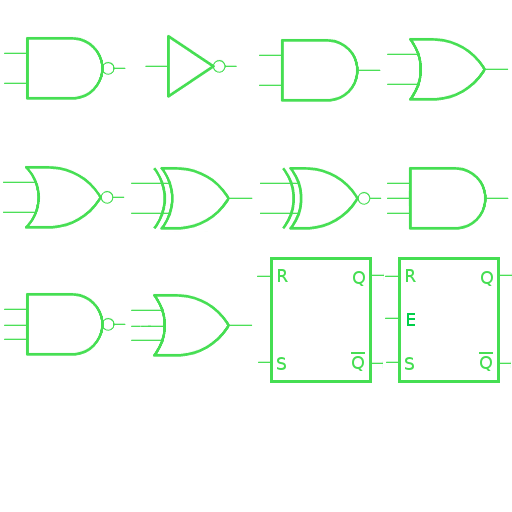
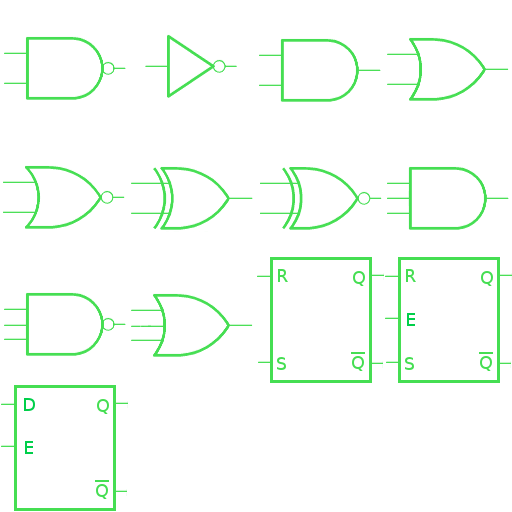
Before/after of a (512, 512) layered artwork. What changed in the layer stack:
added layer "E #1" above "D" over box(25, 441, 33, 454)
added layer "D" above "gates.png" over box(24, 398, 35, 411)
painted on "gates.png" over box(1, 385, 128, 511)
